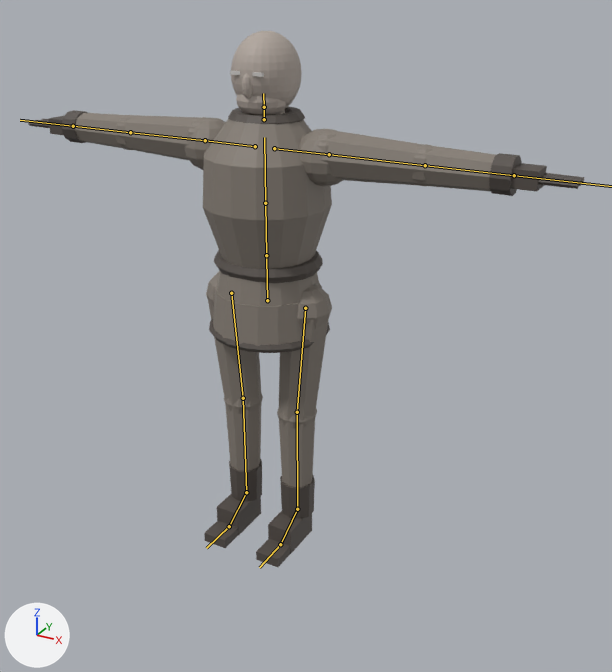
The FBX model Assets/Resources/Bodies/Living.fbx, before and after one commit.
Both versions are drawn from a 50 mm camera at (0.791, -1.287, 1.098) aimed at (0.096, -0.024, 0.466). Lighting does not change. The marker at lower left points along +X, +Y and +Z. The picture after the commit comes second. The bones that bend it are drawn over the model as lines.

In view in the first picture: 'LivingMesh'.
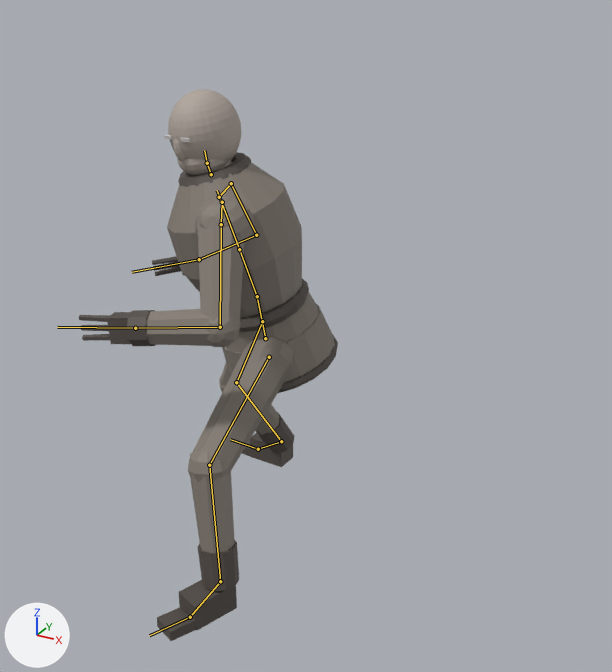
The newer file adds an action. The first version stands in its rest pose; the second is drawn at frame 1 of the action 'Living|Sheathe'.

Location of each change, (x1, y1, x2, y2) in pixels of the pictures (612 x 672 px):
'LivingMesh', posed (53% narrower)
    before: (28, 31, 584, 567)
    after: (79, 89, 338, 641)
bone 'Hips', root to tip
    before: (267, 300) to (266, 258)
    after: (265, 338) to (257, 299)
bone 'Spine', root to tip
    before: (266, 255) to (265, 203)
    after: (257, 296) to (239, 249)
bone 'Chest', root to tip
    before: (265, 203) to (264, 137)
    after: (239, 249) to (217, 190)
bone 'Neck', root to tip
    before: (264, 119) to (264, 107)
    after: (211, 174) to (207, 163)
bone 'Head', root to tip
    before: (264, 107) to (263, 93)
    after: (207, 163) to (204, 150)
bone 'LeftShoulder', root to tip
    before: (274, 148) to (329, 154)
    after: (222, 202) to (221, 224)
bone 'LeftUpperArm', root to tip
    before: (329, 154) to (425, 165)
    after: (221, 224) to (220, 327)
bone 'LeftLowerArm', root to tip
    before: (425, 165) to (514, 175)
    after: (220, 327) to (135, 328)
bone 'RightShoulder', root to tip
    before: (255, 146) to (205, 140)
    after: (219, 197) to (231, 183)
bone 'RightUpperArm', root to tip
    before: (205, 140) to (130, 132)
    after: (231, 183) to (256, 235)
bone 'RightLowerArm', root to tip
    before: (130, 132) to (73, 126)
    after: (256, 235) to (199, 259)
bone 'RightHand', root to tip
    before: (73, 126) to (20, 120)
    after: (199, 259) to (132, 272)
bone 'LeftUpperLeg', root to tip
    before: (305, 308) to (297, 412)
    after: (269, 357) to (209, 465)
bone 'LeftLowerLeg', root to tip
    before: (297, 412) to (297, 509)
    after: (209, 465) to (220, 581)
bone 'LeftFoot', root to tip
    before: (297, 509) to (280, 544)
    after: (220, 581) to (190, 617)
bone 'LeftToes', root to tip
    before: (280, 544) to (259, 567)
    after: (190, 617) to (149, 635)
bone 'RightUpperLeg', root to tip
    before: (231, 293) to (243, 398)
    after: (262, 321) to (236, 382)
bone 'RightLowerLeg', root to tip
    before: (243, 398) to (246, 492)
    after: (236, 382) to (281, 441)
bone 'RightFoot', root to tip
    before: (246, 492) to (229, 526)
    after: (281, 441) to (258, 449)

The change in detail:
Bone 'Hips' (bone_hips) moves from (0.0, 0.0, 0.0) to (-0.004, -0.079, 0.003).
Bone 'Hips' (bone_hips) turns from (0, 0, 0) to (11, -54, -2) degrees about its own x, y and z.
Bone 'Spine' (bone_spine) turns from (0, 0, 0) to (9, 5, 0) degrees about its own x, y and z.
Bone 'Chest' (bone_chest) turns from (0, 0, 0) to (0, 1, 1) degrees about its own x, y and z.
Bone 'Neck' (bone_neck) turns from (0, 0, 0) to (-2, 10, -2) degrees about its own x, y and z.
Bone 'Head' (bone_head) turns from (0, 0, 0) to (-6, 23, -7) degrees about its own x, y and z.
Bone 'LeftShoulder' (bone_leftshoulder) turns from (0, 0, 0) to (-4, -2, -10) degrees about its own x, y and z.
Bone 'LeftUpperArm' (bone_leftupperarm) turns from (0, 0, 0) to (-46, -5, -15) degrees about its own x, y and z.
Bone 'LeftLowerArm' (bone_leftlowerarm) turns from (0, 0, 0) to (3, -32, -94) degrees about its own x, y and z.
Bone 'LeftHand' (bone_lefthand) turns from (0, 0, 0) to (-3, 0, 0) degrees about its own x, y and z.
Bone 'RightShoulder' (bone_rightshoulder) turns from (0, 0, 0) to (-5, 7, -19) degrees about its own x, y and z.
Bone 'RightUpperArm' (bone_rightupperarm) turns from (0, 0, 0) to (-52, -3, 2) degrees about its own x, y and z.
Bone 'RightLowerArm' (bone_rightlowerarm) turns from (0, 0, 0) to (-1, 4, 74) degrees about its own x, y and z.
Bone 'RightHand' (bone_righthand) turns from (0, 0, 0) to (-9, 2, 28) degrees about its own x, y and z.
Bone 'LeftUpperLeg' (bone_leftupperleg) turns from (0, 0, 0) to (-64, -42, 7) degrees about its own x, y and z.
Bone 'LeftLowerLeg' (bone_leftlowerleg) turns from (0, 0, 0) to (44, 13, 7) degrees about its own x, y and z.
Bone 'LeftFoot' (bone_leftfoot) turns from (0, 0, 0) to (3, -9, 4) degrees about its own x, y and z.
Bone 'LeftToes' (bone_lefttoes) turns from (0, 0, 0) to (3, 4, -4) degrees about its own x, y and z.
Bone 'RightUpperLeg' (bone_rightupperleg) turns from (0, 0, 0) to (-29, 32, 17) degrees about its own x, y and z.
Bone 'RightLowerLeg' (bone_rightlowerleg) turns from (0, 0, 0) to (41, -2, 5) degrees about its own x, y and z.
Bone 'RightFoot' (bone_rightfoot) turns from (0, 0, 0) to (-16, 24, -18) degrees about its own x, y and z.
